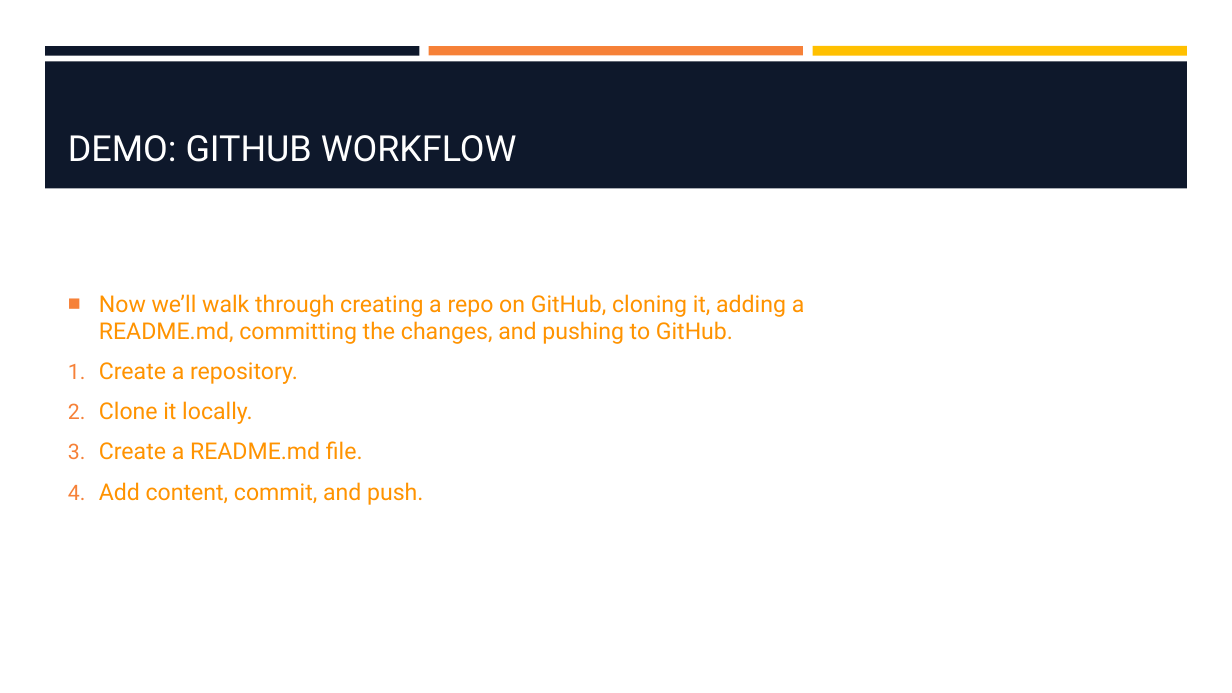
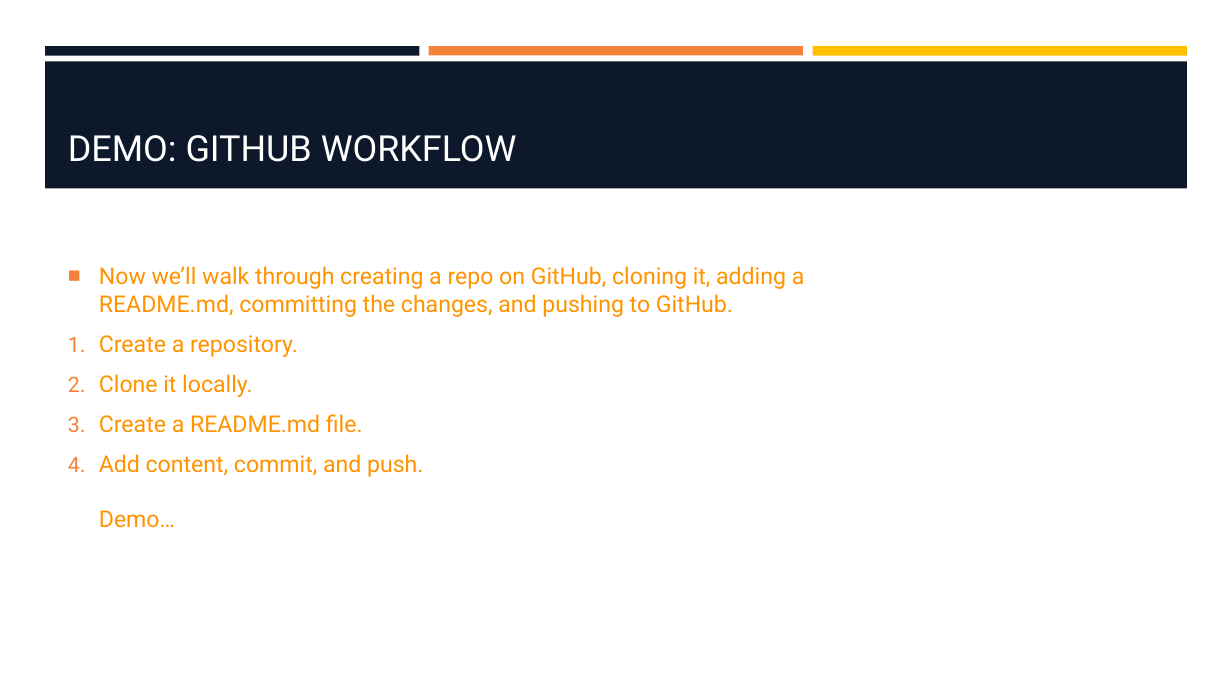
Before and after one commit to hawkeye1900/SBC-Sept24, a slide deck: slide 13 of week-1/W1-S1-github-vscode/W1-S1-github-vscode.pptx. Drawn at 1232x693 pixels with LibreOffice and Linux fonts; fonts in the diff are those of the drawing; background and template pictures are left out. Boxes give left, top, right and bottom in pixels: in the first picture for what was removed or moved away, otherwise in the second. Text is boxed around its words. In the diff, an @@ line names an element or a change of style, - is before the commit and + after.

```diff
--- a/week-1/W1-S1-github-vscode/W1-S1-github-vscode.pptx
+++ b/week-1/W1-S1-github-vscode/W1-S1-github-vscode.pptx
@@ text at (99,454,423,528): text changed @@
-4. Add content, commit, and push.
+4. Add content, commit, and push.
+   Demo…
```
Also in this commit, not shown: 1 other slide changed, 20 other files.
